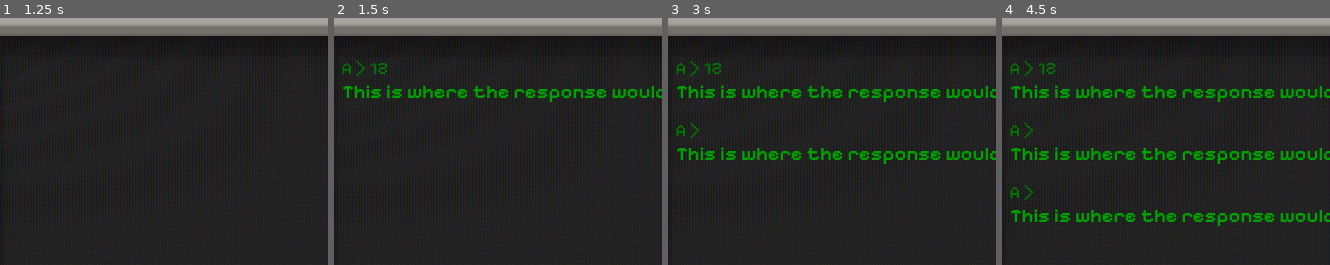
Above: before the commit, frames 1-4 (left to right).
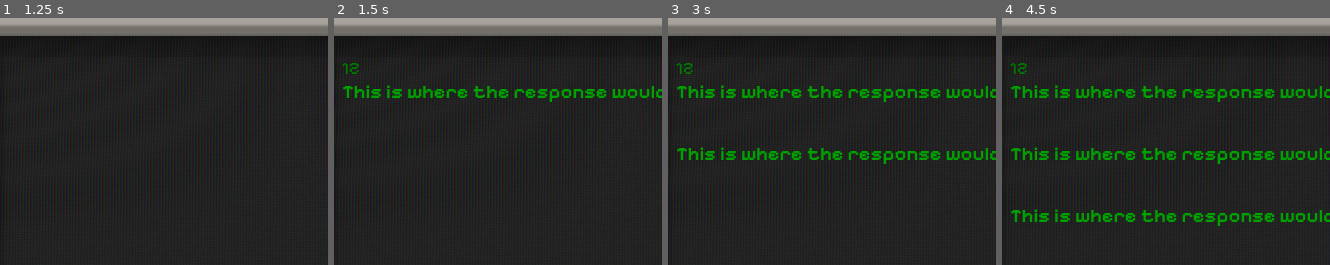
Above: after the commit, the same moments.

Repository: the-archbishop/temporal_ties
Game: Godot game, scene res://Assets/Scenes/main.tscn
Two runs of this game, one before a commit and one after it. Both use one fixed random seed, a clock stepped at 60 frames per second and the inputs below.
Inputs (mouse positions are % of the whole screen's width and height, from its top left):
- Up to frame 1 (1.25 s): click (53, 89) at 0.52 s; type "12" at 0.6 s
- Up to frame 2 (1.5 s): tap Enter at 1.25 s
- Up to frame 3 (3 s): tap Space at 2 s; tap Enter at 2.75 s
- Up to frame 4 (4.5 s): tap Space at 3.5 s; tap Enter at 4.25 s
The pictures show only the part of the screen within x 6-56%, y 0-50%; the shares and areas given below are measured in that part.

Frame 1 is identical in both runs. In frame 2, 0.3% of the frame differs, in the area x 2-17%, y 17-24%; in frame 3, 0.4%; in frame 4, 0.6%, in the area x 2-17%, y 17-74%.

Commit message:
history cleanup to save on memory

Diff:
--- a/Assets/Scripts/InputResponse.gd
+++ b/Assets/Scripts/InputResponse.gd
@@ -2,5 +2,5 @@
 
 
 func set_text(input: String, response: String):
-	$InputHistory.text = " A > " + input
+	$InputHistory.text = " " + input
 	$Response.text = " " + response
--- a/Assets/Scripts/Main.gd
+++ b/Assets/Scripts/Main.gd
@@ -3,10 +3,20 @@
 
 const InputResponse = preload("res://Assets/Scenes/input_response.tscn")
 
+@export var max_lines_remembered: int = 10
+
 @onready var history_rows = $ComputerScreen/GameContainer/MarginContainer/Rows/GameInformation/Scroll/HistoryRows
 
 
 func _on_input_text_submitted(user_input):
+	if user_input.is_empty():
+		return
+
 	var input_response = InputResponse.instantiate()
 	input_response.set_text(user_input, "This is where the response would go.")
 	history_rows.add_child(input_response)
+
+	if history_rows.get_child_count() > max_lines_remembered:
+		var rows_to_forget = history_rows.get_child_count() - max_lines_remembered
+		for i in range(rows_to_forget):
+			history_rows.get_child(i).queue_free()
